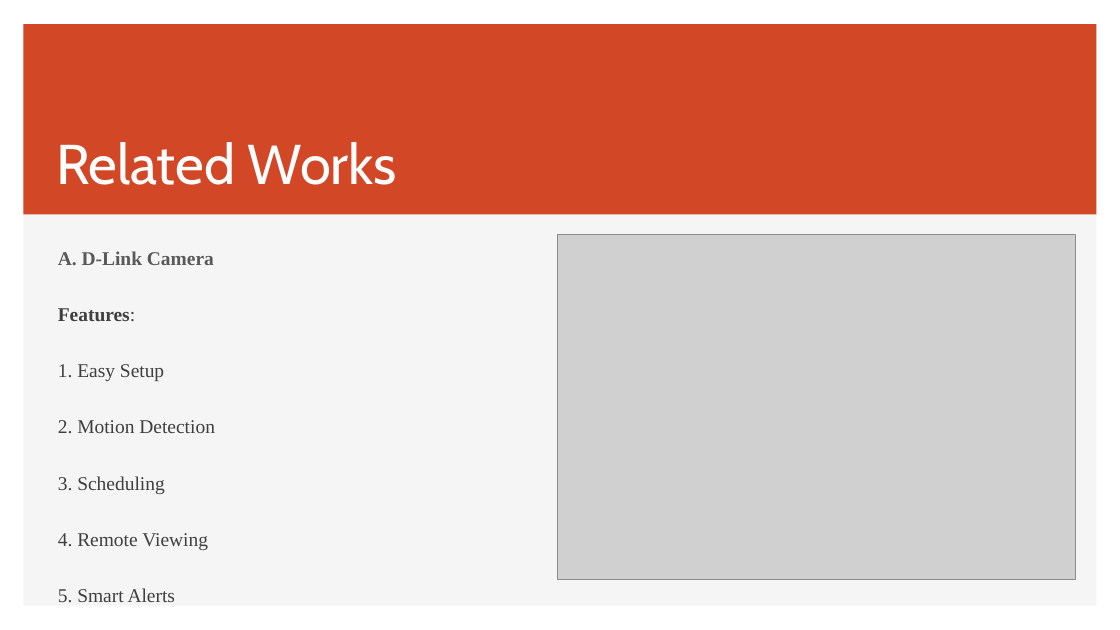
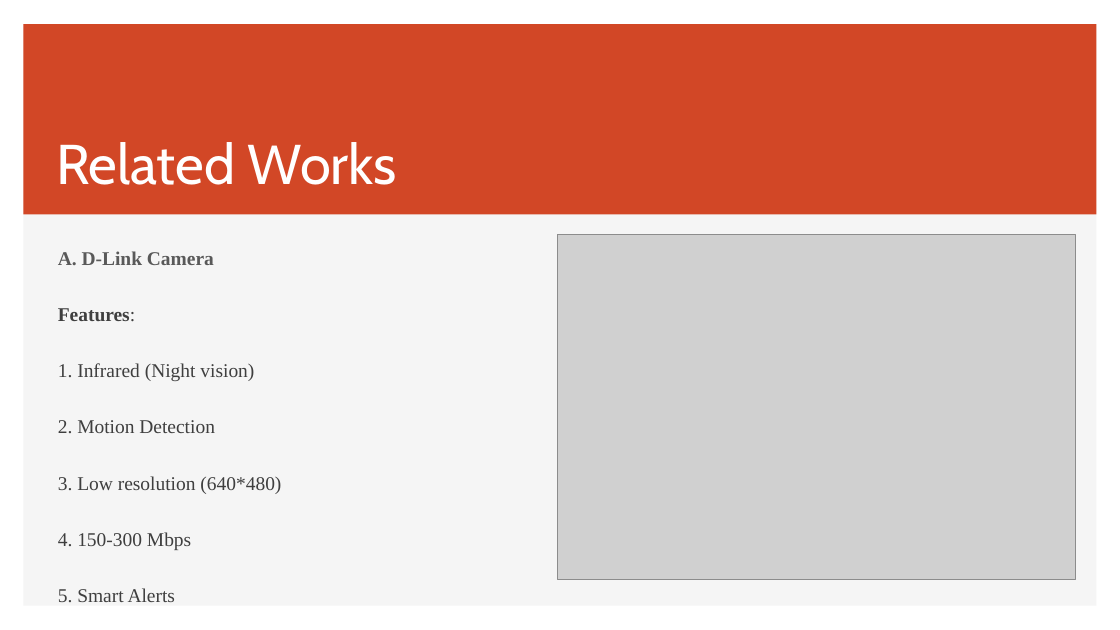
Before and after one commit to prajwollamichhane11/embeddedSystemProjectReport, a slide deck: slide 4 of Embedded System Presentation.pptx. Drawn at 1120x630 pixels with LibreOffice and Linux fonts; fonts in the diff are those of the drawing; grey boxes stand for pictures. Boxes give left, top, right and bottom in pixels: in the first picture for what was removed or moved away, otherwise in the second. Text is boxed around its words. In the diff, an @@ line names an element or a change of style, - is before the commit and + after.

```diff
--- a/Embedded System Presentation.pptx
+++ b/Embedded System Presentation.pptx
@@ text at (58,363,254,381): text changed @@
-1. Easy Setup
+1. Infrared (Night vision)
@@ text at (58,476,281,550): text changed @@
-3. Scheduling
-4. Remote Viewing
+3. Low resolution (640*480)
+4. 150-300 Mbps
```
Also in this commit, not shown: 5 other slides changed, 3 slides added, 2 slides removed, 1 other file.
